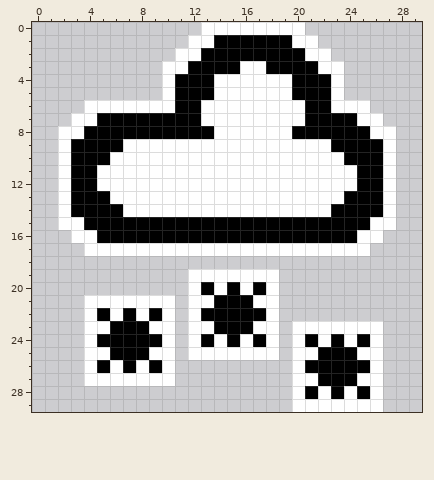
Two states of a pixel-art sprite, resources/images/weather_snow.png. The picture above is the old version.
The file is 30x30 pixels.
After the commit:
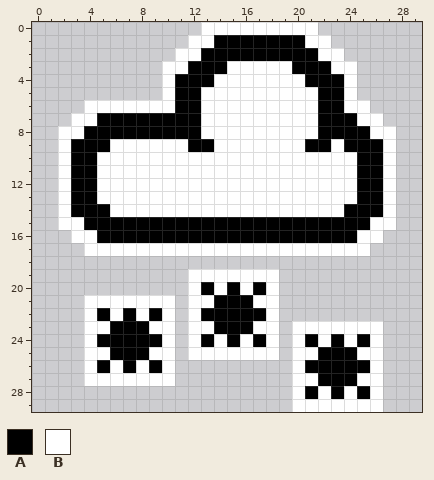
Palette (. is transparent): A #000000  B #ffffff
The author wrote: * weather refresh, pixel pushing
What changed:
@@ x 0..29 @@
- 0 .............BBBBBBBB.........
- 1 ............BBAAAAAABB........
- 2 ...........BBAAAAAAAABB.......
- 3 ..........BBAAAABBAAAABB......
- 4 ..........BAAABBBBBBAAAB......
- 5 ..........BAAABBBBBBAAAB......
- 6 ....BBBBBBBAABBBBBBBBAABBB....
- 7 ...BBAAAAAAAABBBBBBBBAAAABB...
- 8 ..BBAAAAAAAAAABBBBBBAAAAAABB..
- 9 ..BAAAABBBBBBBBBBBBBBBBAAAAB..
-10 ..BAAABBBBBBBBBBBBBBBBBBAAAB..
+ 0 .............BBBBBBBBB........
+ 1 ............BBAAAAAAABB.......
+ 2 ...........BBAAAAAAAAABB......
+ 3 ..........BBAAABBBBBAAABB.....
+ 4 ..........BAAABBBBBBBAAAB.....
+ 5 ..........BAABBBBBBBBBAAB.....
+ 6 ....BBBBBBBAABBBBBBBBBAABB....
+ 7 ...BBAAAAAAAABBBBBBBBBAAABB...
+ 8 ..BBAAAAAAAAABBBBBBBBBAAAABB..
+ 9 ..BAAABBBBBBAABBBBBBBAABAAAB..
+10 ..BAABBBBBBBBBBBBBBBBBBBBAAB..
 11 ..BAABBBBBBBBBBBBBBBBBBBBAAB..
 12 ..BAABBBBBBBBBBBBBBBBBBBBAAB..
-13 ..BAAABBBBBBBBBBBBBBBBBBAAAB..
-14 ..BAAAABBBBBBBBBBBBBBBBAAAAB..
+13 ..BAABBBBBBBBBBBBBBBBBBBBAAB..
+14 ..BAAABBBBBBBBBBBBBBBBBBAAAB..
 15 ..BBAAAAAAAAAAAAAAAAAAAAAABB..
